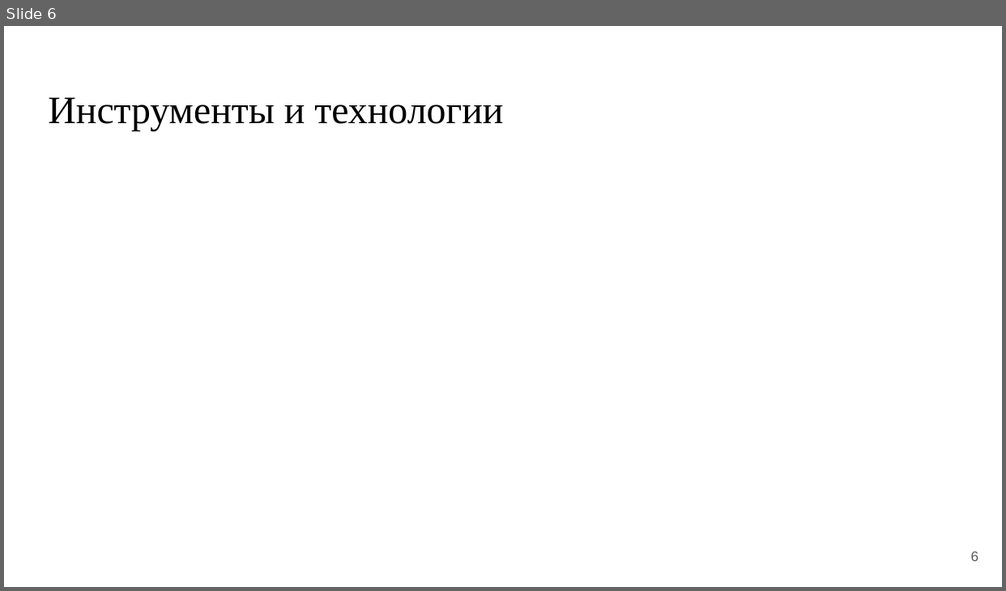
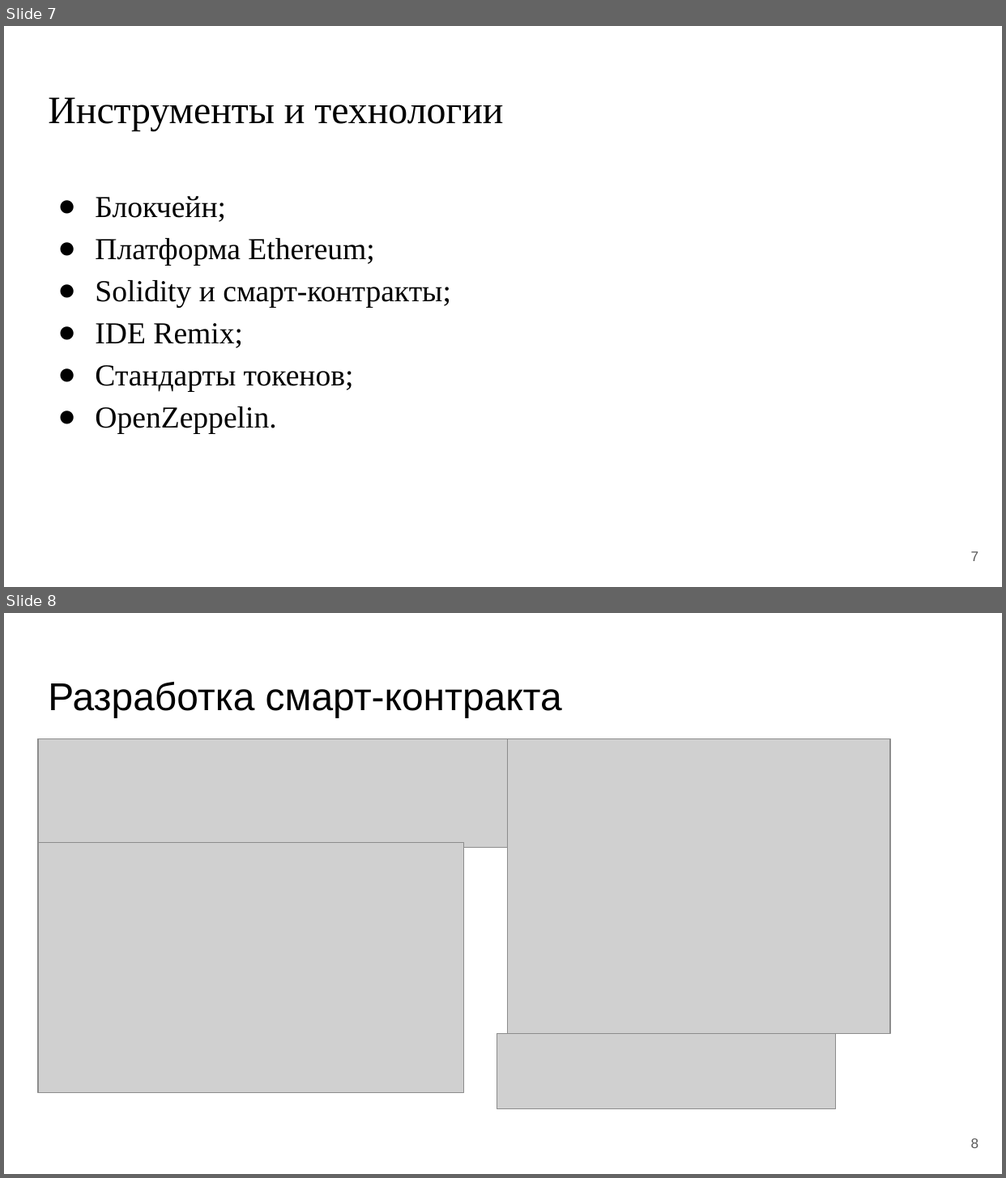
Before and after one commit to DaniilLitvochenko/prediplom_pract, a slide deck: Литовченко Д.В. ИСР2.pptx. Shown one above the other, each under a label of ours: slide 6 before the commit, slides 7 and 8 after it. The pictures are 1006x591 and 1006x1178 pixels, drawn with LibreOffice and Linux fonts; fonts in the diff are those of the drawing; grey boxes stand for pictures. Boxes give left, top, right and bottom in pixels: in the first picture for what was removed or moved away, otherwise in the second. Text is boxed around its words. In the diff, an @@ line names an element or a change of style, - is before the commit and + after.

```diff
--- a/Литовченко Д.В. ИСР2.pptx
+++ b/Литовченко Д.В. ИСР2.pptx
@@ slide 8 added at [4,613,1002,1174], background #FFFFFF @@
@@ title added at [48,682,562,717], 28 pt, text #000000 @@
+Разработка смарт-контракта
@@ picture added at [38,739,508,848] @@
@@ picture added at [508,739,890,1034] @@
@@ picture added at [38,842,463,1093] @@
@@ picture added at [497,1034,835,1109] @@
@@ page number added at [971,1139,979,1148], 10 pt, text #595959 @@
+8
@@ what was slide 6 is now slide 7 @@
@@ slide 7 changed as well @@
@@ text added at [95,196,451,434], 22 pt, text #000000 @@
+● Блокчейн;
+● Платформа Ethereum;
+● Solidity и смарт-контракты;
+● IDE Remix;
+● Стандарты токенов;
+● OpenZeppelin.
@@ page number at [971,552,979,561]: text changed @@
-6
+7
```
Also in this commit, not shown: 1 other slide changed, 8 other slides added, 6 slides removed, 1 other file.
